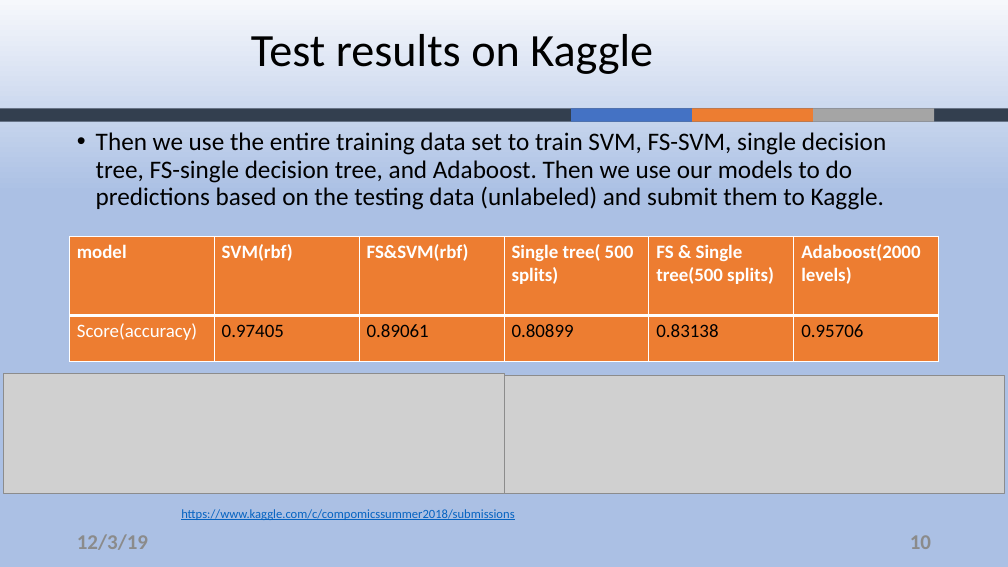
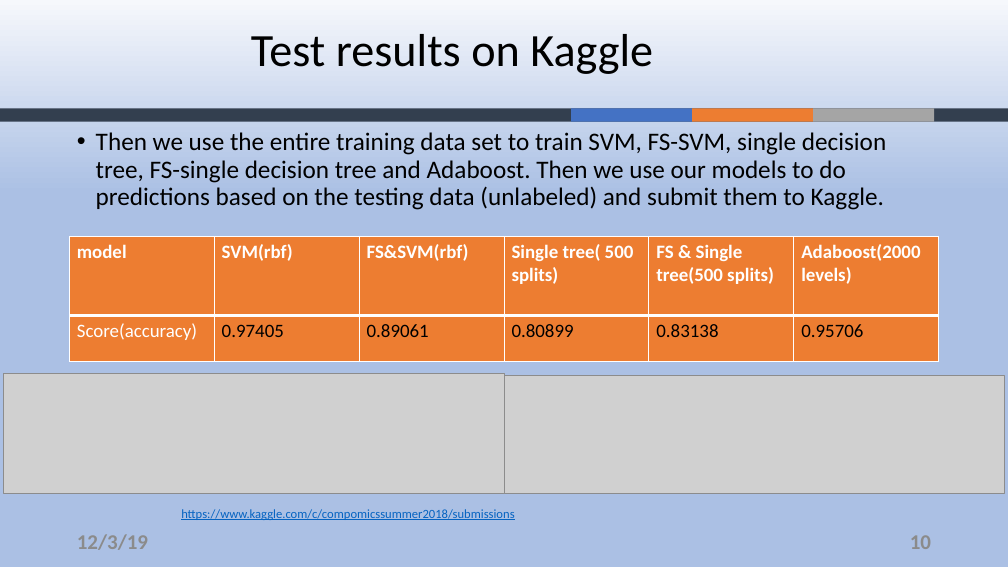
Before and after one commit to ZouYao0720/final-project-, a slide deck: slide 10 of final-presentation.pptx. Drawn at 1008x567 pixels with LibreOffice and Linux fonts; fonts in the diff are those of the drawing; grey boxes stand for pictures; background and template pictures are left out. Boxes give left, top, right and bottom in pixels: in the first picture for what was removed or moved away, otherwise in the second. Text is boxed around its words. In the diff, an @@ line names an element or a change of style, - is before the commit and + after.

```diff
--- a/final-presentation.pptx
+++ b/final-presentation.pptx
@@ text at [96,132,886,210]: text changed @@
-• Then we use the entire training data set to train SVM, FS-SVM, single decision tree, FS-single decision tree, and Adaboost. Then we use our models to do predictions based on the testing data (unlabeled) and submit them to Kaggle.
+• Then we use the entire training data set to train SVM, FS-SVM, single decision tree, FS-single decision tree and Adaboost. Then we use our models to do predictions based on the testing data (unlabeled) and submit them to Kaggle.
```
Also in this commit, not shown: 8 other slides changed.
